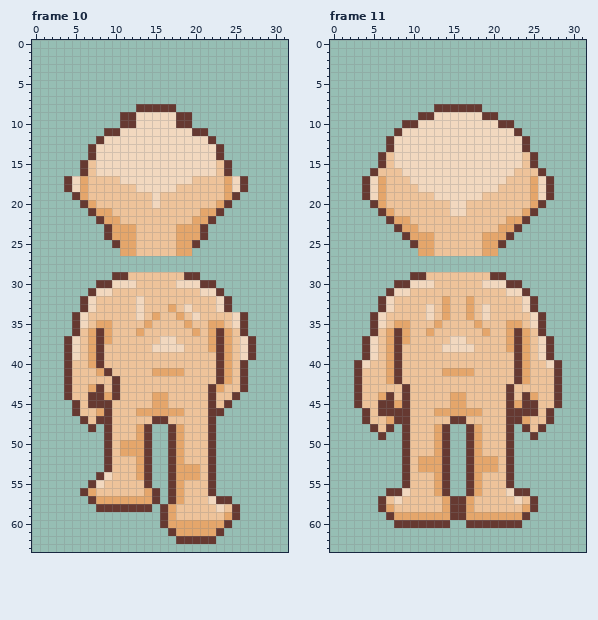
Pixel-art file, stored at Mohanjo daro/Assets/Art/Player/Npc/Npc 1.aseprite. The first picture shows the starting point.
32x64 pixels, 16 frames. Pixels under 10% opacity are left out. Colours within 5 levels of each other are drawn and written as one. Shown: frame 10, frame 11. The commit also changed other frames, which this record leaves out.
The same view after the edit:
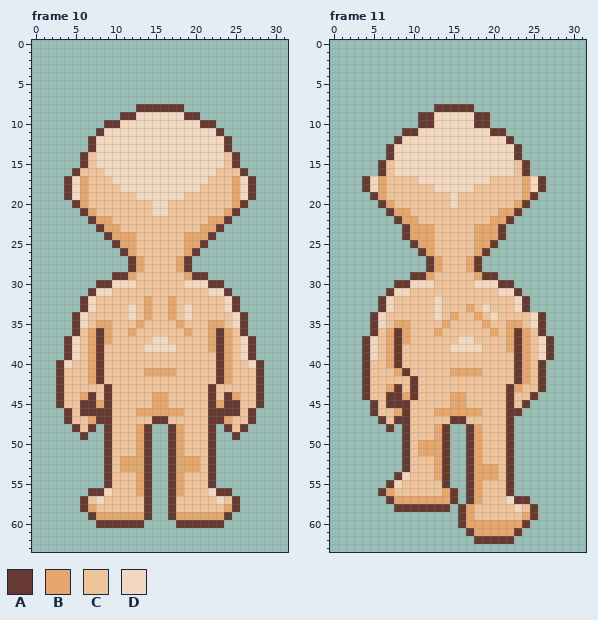
Palette (. is transparent): A #663931  B #e5a66b  C #eec39a  D #f2d8bf
Commit message: effects animation and NPC
What changed:
Changed rows in their new state; - is an unchanged pixel.
Frame 10, layers "Body", "Head":
first column x 3:
 8 ---------------A----------
 9 ---------------D-A--------
10 ------AADD-----DDDAA------
11 -----ADD---------DDDA-----
12 ----AD-------------DDA----
13 --------------------DA----
14 ---AC---------------DCA---
15 --------------------DCA---
16 --AC-C---------------CCA--
17 -------D---------DD--CBDA-
18 --------DD-----DDD---CBDA-
19 -AD-------DD-DDD-----CBDA-
20 --ABC--------D------CCBA--
21 ---ABCC-----DD----CCCBA---
22 ----AB-C---------CCBBA----
23 -----AB-CC-----CCCBBA-----
24 ---------------C--BA------
25 ---------------C-BA-------
26 --------A------C-A--------
27 ---------ABCCCCBA---------
28 ---------ABCCCCBA---------
29 ---------B------B-A-------
30 ---------------C--D-A-----
31 ------------------C-DA----
32 ----------CB--B-----CDA---
33 ---------DCB--------CDA---
34 ---------DCBC-BCDC--------
35 ----------BC---BC---------
36 ---------BC-----BC--------
37 ------------D-C-----------
38 -----------D---C----------
40 AD---------------------CDA
41 AC--BAC----B---C-------CCA
42 AC--BA-C---------------CCA
43 AC--CCAC------------C--CCA
44 AC-B-CAC-------------ABCCA
45 ACCA-B--------------B-ACCA
46 -ACAAA---------------AACA-
47 -ACCB---------------ABCCA-
48 --AC-----------------ACA--
49 ---A------------------A---
50 --------CC----------------
51 --------CC----------------
52 --------BB------BB--------
53 --------BB----------------
54 -----.A---------CC--------
55 ----..A---B---------------
56 ---.AAD---BA.------DAA----
57 ---ACDCCCCCA.--C---CDCA---
58 ---ABCCCCCC--.A-----CB----
59 ----ABBBBBBA-.ABBBBBBA.---
60 -----AAAAAA--..AAAAAA.----
61 --------------.......-----
62 ---------------.....------
Frame 11, layers "Body", "Head":
first column x 3:
 8 ---------------.----------
 9 ---------------A-.--------
10 ------..AA-----AA...------
11 -----.AA---------AA..-----
12 ----.A-------------A..----
13 --------------------A.----
14 ---.A---------------A..---
15 --------------------CA.---
16 --.A-D---------------A..--
17 -------C---------CC--BDA.-
18 --------CC-----CCC---BDA.-
19 -.A-------CC-CCC-----BA..-
20 --.AB--------C------BA..--
21 ---.ABB-----CC----BBA..---
22 ----.A-B---------BBA..----
23 -----.A-BB-----BBBA..-----
24 ---------------B--A.------
25 ---------------B-A.-------
26 --------A------BA.--------
27 ---------ABCCCBA----------
28 ---------ABCCCBA----------
29 ---------B-----BA-.-------
30 ---------------D--A-.-----
31 ------------------D-A.----
32 ----------DC--C-----DA.---
33 ---------CDC--------DA.---
34 ---------CDCB-CBCD--------
35 ----------CB---CB---------
36 ---------CB-----CB--------
37 ------------C-D-----------
38 -----------C---D----------
40 .A---------------------A..
41 .A--CBA----C---B-------A..
42 .A--CC-A---------------A..
43 .A--BACA------------B--A..
44 .A-C-ABA-------------CA...
45 ..AC-A--------------C-....
46 -.ACCB---------------....-
47 -..AC---------------.....-
48 --..-----------------...--
49 ---.------------------.---
50 --------BB----------------
51 --------BB----------------
52 --------CC------CC--------
53 --------CC----------------
54 -----AD---------BB--------
55 ----ADC---C---------------
56 ---ABCC---CBA------A..----
57 ---.ABBBBBB--.AB---DAA.---
58 ---..AAAAAAA.-------DC----
59 ----.........--CCCCCCBA---
60 -----.......-ABBBBBBBA----
61 --------------ABBBBBA-----
62 ---------------AAAAA------
Boxes around the changes in both pictures, in picture pixels (x1, y1, x2, y2):
changed: (56, 104, 264, 544)
changed: (354, 104, 562, 544)
